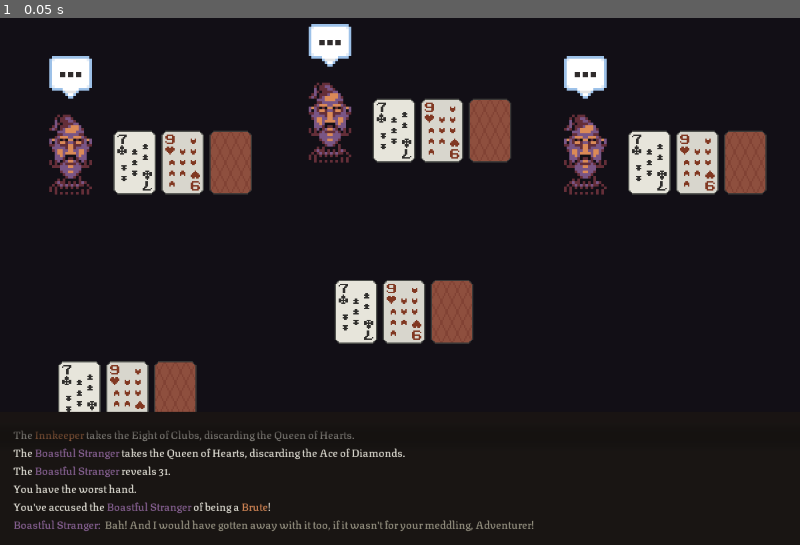
Above: before the commit, frame 1.
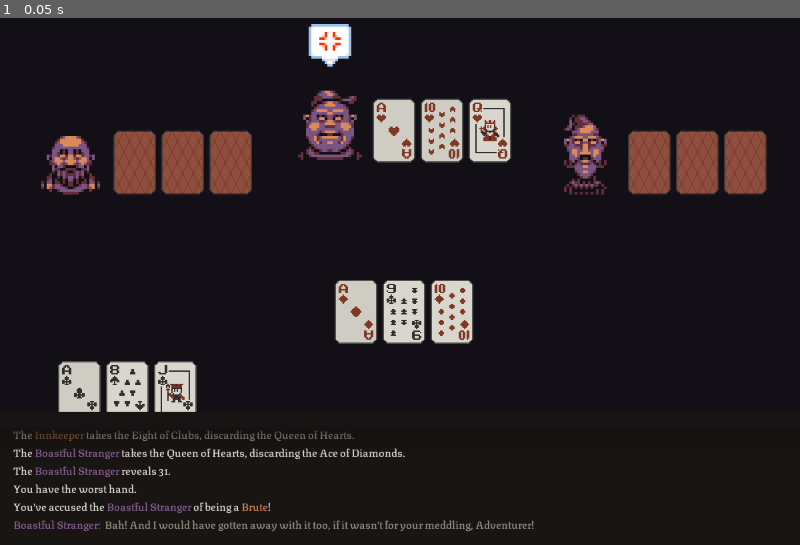
Above: after the commit, the same moment.

Repository: SLiV9/MegaNaiads
Game: Godot game, scene res://game_view.tscn
Same seed, same stepped clock (60 frames per second), same inputs: the game is played once before the commit and once after it.
Inputs:
- Up to frame 1 (0.05 s): no input

The runs differ from the first frame. In frame 1, 8.0% of the frame differs, in the area x 5-90%, y 2-75%.

Commit message:
Simple scripts to fix cards and faces for the mockup.

Diff:
--- a/Hand.tscn
+++ b/Hand.tscn
@@ -5,7 +5,7 @@
 [node name="Hand" type="Node2D"]
 position = Vector2( 112, 32 )
 
-[node name="Card" type="Sprite" parent="."]
+[node name="Card1" type="Sprite" parent="."]
 position = Vector2( 32, 48 )
 scale = Vector2( 2, 2 )
 texture = ExtResource( 1 )
--- /dev/null
+++ b/PlayerHand.gd
@@ -0,0 +1,18 @@
+extends Node2D
+
+
+# Declare member variables here. Examples:
+# var a = 2
+# var b = "text"
+
+
+# Called when the node enters the scene tree for the first time.
+func _ready():
+	$Card1.set_frame(0)
+	$Card2.set_frame(31)
+	$Card3.set_frame(40)
+
+
+# Called every frame. 'delta' is the elapsed time since the previous frame.
+#func _process(delta):
+#	pass
--- /dev/null
+++ b/StrangerLeft.gd
@@ -0,0 +1,20 @@
+extends Node2D
+
+
+# Declare member variables here. Examples:
+# var a = 2
+# var b = "text"
+
+
+# Called when the node enters the scene tree for the first time.
+func _ready():
+	$Face.set_frame(5)
+	$Emoticon.visible = false
+	$Hand/Card1.set_frame(53)
+	$Hand/Card2.set_frame(53)
+	$Hand/Card3.set_frame(53)
+
+
+# Called every frame. 'delta' is the elapsed time since the previous frame.
+#func _process(delta):
+#	pass
--- /dev/null
+++ b/StrangerMid.gd
@@ -0,0 +1,20 @@
+extends Node2D
+
+
+# Declare member variables here. Examples:
+# var a = 2
+# var b = "text"
+
+
+# Called when the node enters the scene tree for the first time.
+func _ready():
+	$Face.set_frame(4)
+	$Emoticon.set_frame(22)
+	$Hand/Card1.set_frame(2)
+	$Hand/Card2.set_frame(38)
+	$Hand/Card3.set_frame(46)
+
+
+# Called every frame. 'delta' is the elapsed time since the previous frame.
+#func _process(delta):
+#	pass
--- /dev/null
+++ b/StrangerRight.gd
@@ -0,0 +1,20 @@
+extends Node2D
+
+
+# Declare member variables here. Examples:
+# var a = 2
+# var b = "text"
+
+
+# Called when the node enters the scene tree for the first time.
+func _ready():
+	$Face.set_frame(0)
+	$Emoticon.visible = false
+	$Hand/Card1.set_frame(53)
+	$Hand/Card2.set_frame(53)
+	$Hand/Card3.set_frame(53)
+
+
+# Called every frame. 'delta' is the elapsed time since the previous frame.
+#func _process(delta):
+#	pass
--- /dev/null
+++ b/Table.gd
@@ -0,0 +1,18 @@
+extends Node2D
+
+
+# Declare member variables here. Examples:
+# var a = 2
+# var b = "text"
+
+
+# Called when the node enters the scene tree for the first time.
+func _ready():
+	$Card1.set_frame(1)
+	$Card2.set_frame(32)
+	$Card3.set_frame(37)
+
+
+# Called every frame. 'delta' is the elapsed time since the previous frame.
+#func _process(delta):
+#	pass
--- a/game_view.tscn
+++ b/game_view.tscn
@@ -1,8 +1,13 @@
-[gd_scene load_steps=6 format=2]
+[gd_scene load_steps=11 format=2]
 
 [ext_resource path="res://Stranger.tscn" type="PackedScene" id=1]
 [ext_resource path="res://Hand.tscn" type="PackedScene" id=2]
 [ext_resource path="res://texturina.tres" type="DynamicFont" id=3]
+[ext_resource path="res://StrangerLeft.gd" type="Script" id=4]
+[ext_resource path="res://StrangerMid.gd" type="Script" id=5]
+[ext_resource path="res://StrangerRight.gd" type="Script" id=6]
+[ext_resource path="res://Table.gd" type="Script" id=7]
+[ext_resource path="res://PlayerHand.gd" type="Script" id=8]
 
 [sub_resource type="Gradient" id=1]
 offsets = PoolRealArray( 0.0790068, 0.302483 )
@@ -28,18 +33,23 @@
 
 [node name="StrangerLeft" parent="Camera2D" instance=ExtResource( 1 )]
 position = Vector2( -541.781, -253.94 )
+script = ExtResource( 4 )
 
 [node name="StrangerMid" parent="Camera2D" instance=ExtResource( 1 )]
 position = Vector2( -153.336, -301.94 )
+script = ExtResource( 5 )
 
 [node name="StrangerRight" parent="Camera2D" instance=ExtResource( 1 )]
 position = Vector2( 230.38, -253.94 )
+script = ExtResource( 6 )
 
 [node name="Table" parent="Camera2D" instance=ExtResource( 2 )]
 position = Vector2( -98.2448, 2.18927 )
+script = ExtResource( 7 )
 
 [node name="PlayerHand" parent="Camera2D" instance=ExtResource( 2 )]
 position = Vector2( -512.956, 123.935 )
+script = ExtResource( 8 )
 
 [node name="TextBox" type="ColorRect" parent="Camera2D"]
 margin_left = -1200.0
